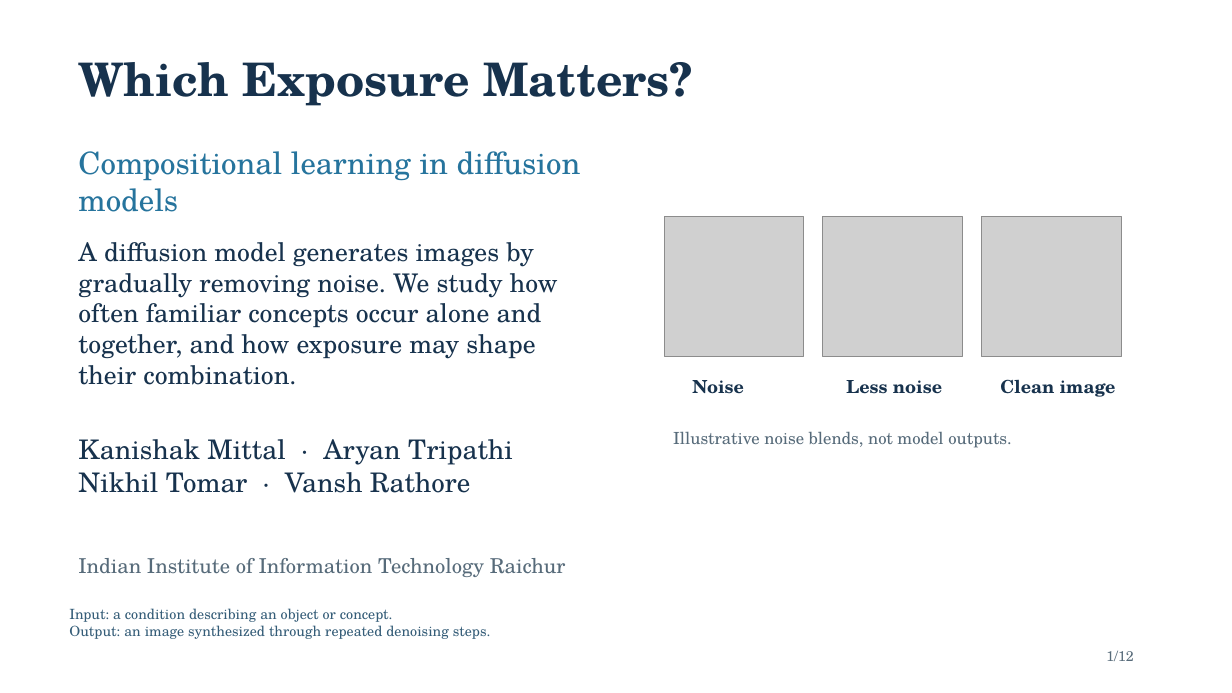
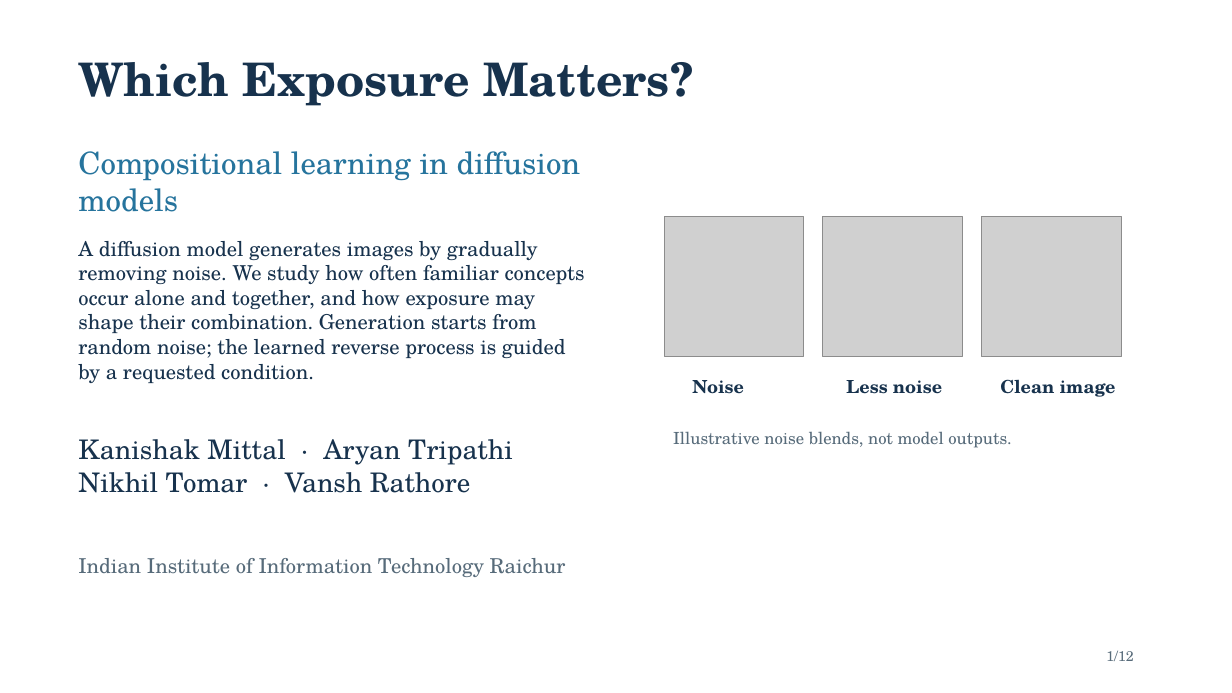
Before and after one commit to Space-Dev0/muadib, a slide deck: slide 1 of presentation/powerpoint/submission-final.pptx. Drawn at 1232x693 pixels with LibreOffice and Linux fonts; fonts in the diff are those of the drawing; grey boxes stand for pictures. Boxes give left, top, right and bottom in pixels: in the first picture for what was removed or moved away, otherwise in the second. Text is boxed around its words. In the diff, an @@ line names an element or a change of style, - is before the commit and + after.

```diff
--- a/presentation/powerpoint/submission-final.pptx
+++ b/presentation/powerpoint/submission-final.pptx
@@ text at [78, 241, 585, 383]: text changed; size 20 to 16 pt @@
-A diffusion model generates images by gradually removing noise. We study how often familiar concepts occur alone and together, and how exposure may shape their combination.
+A diffusion model generates images by gradually removing noise. We study how often familiar concepts occur alone and together, and how exposure may shape their combination. Generation starts from random noise; the learned reverse process is guided by a requested condition.
@@ text removed at [69, 608, 491, 639] @@
-Input: a condition describing an object or concept.
-Output: an image synthesized through repeated denoising steps.
```
Also in this commit, not shown: 11 other slides changed, 2 other files.
